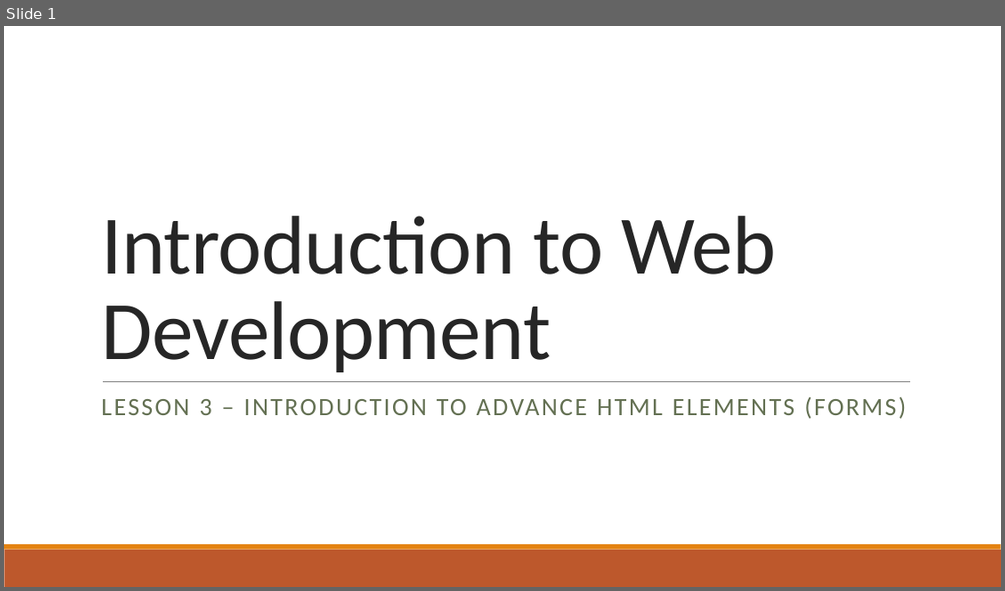
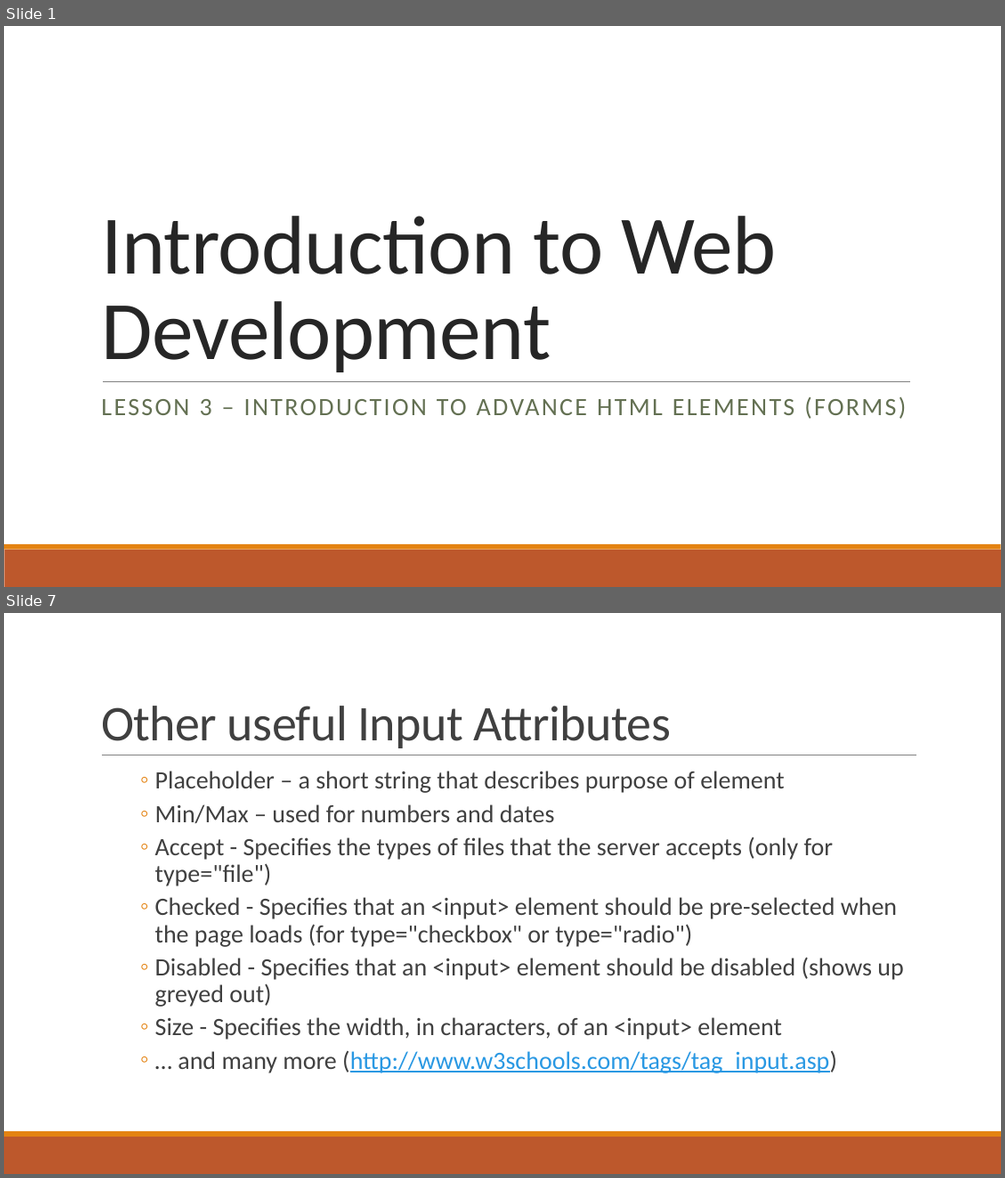
Before and after one commit to Code-Flo/Introduction_To_Web_Development, a slide deck: Class 3/Introduction to Web Development_Lesson3.pptx. Shown one above the other, each under a label of ours: slide 1 before the commit, slides 1 and 7 after it; the slides between them are not shown. The pictures are 1005x591 and 1005x1178 pixels, drawn with LibreOffice and Linux fonts; fonts in the diff are those of the drawing. Boxes give left, top, right and bottom in pixels: in the first picture for what was removed or moved away, otherwise in the second. Text is boxed around its words. In the diff, an @@ line names an element or a change of style, - is before the commit and + after.

```diff
--- a/Class 3/Introduction to Web Development_Lesson3.pptx
+++ b/Class 3/Introduction to Web Development_Lesson3.pptx
@@ slide 7 added at <box>4,613,1001,1174</box>, background #FFFFFF; not listed: 2 template elements that a slide beside it also shows @@
@@ title added at <box>101,706,671,748</box>, 48 pt, text #404040 @@
+Other useful Input Attributes
@@ line added from (102, 755) to (917, 755), #808080 0.5 pt @@
@@ text added at <box>155,771,903,1073</box>, 24 pt, text #404040 @@
+      ◦ Placeholder – a short string that describes purpose of element
+      ◦ Min/Max – used for numbers and dates
+      ◦ Accept - Specifies the types of files that the server accepts (only for type="file")
+      ◦ Checked - Specifies that an <input> element should be pre-selected when the page loads (for type="checkbox" or type="radio")
+      ◦ Disabled - Specifies that an <input> element should be disabled (shows up greyed out)
+      ◦ Size - Specifies the width, in characters, of an <input> element
+      ◦ … and many more (http://www.w3schools.com/tags/tag_input.asp)
```
Also in this commit, not shown: 3 slides changed, 5 other slides added, 17 other files.
